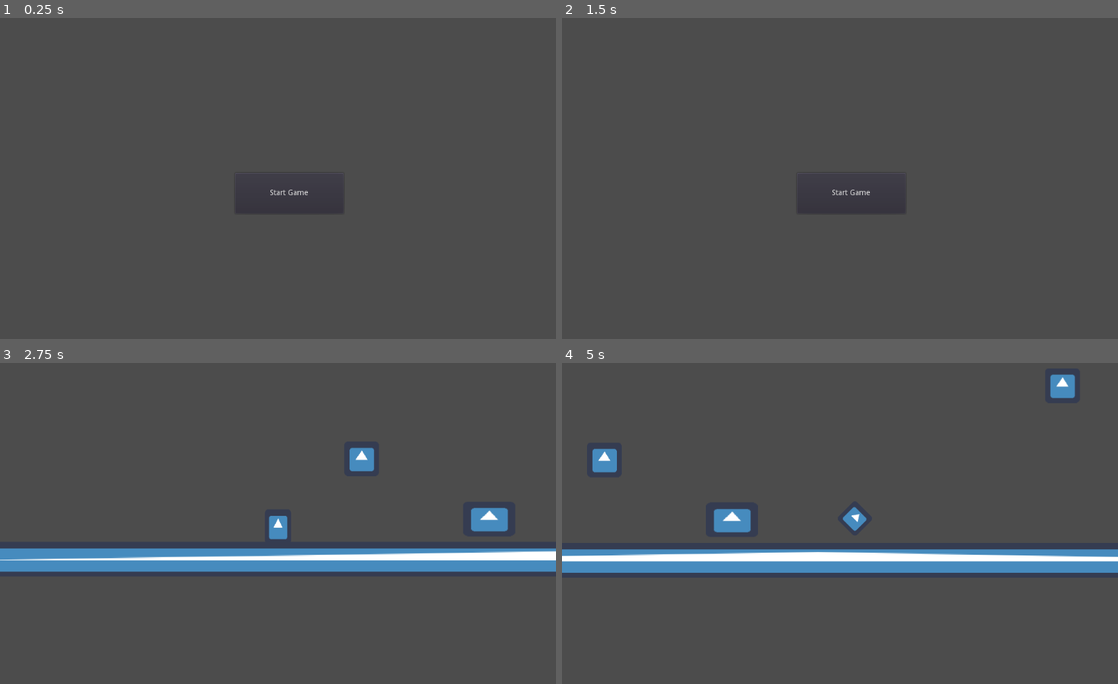
Above: before the commit, frames 1-4 (two rows, left to right).
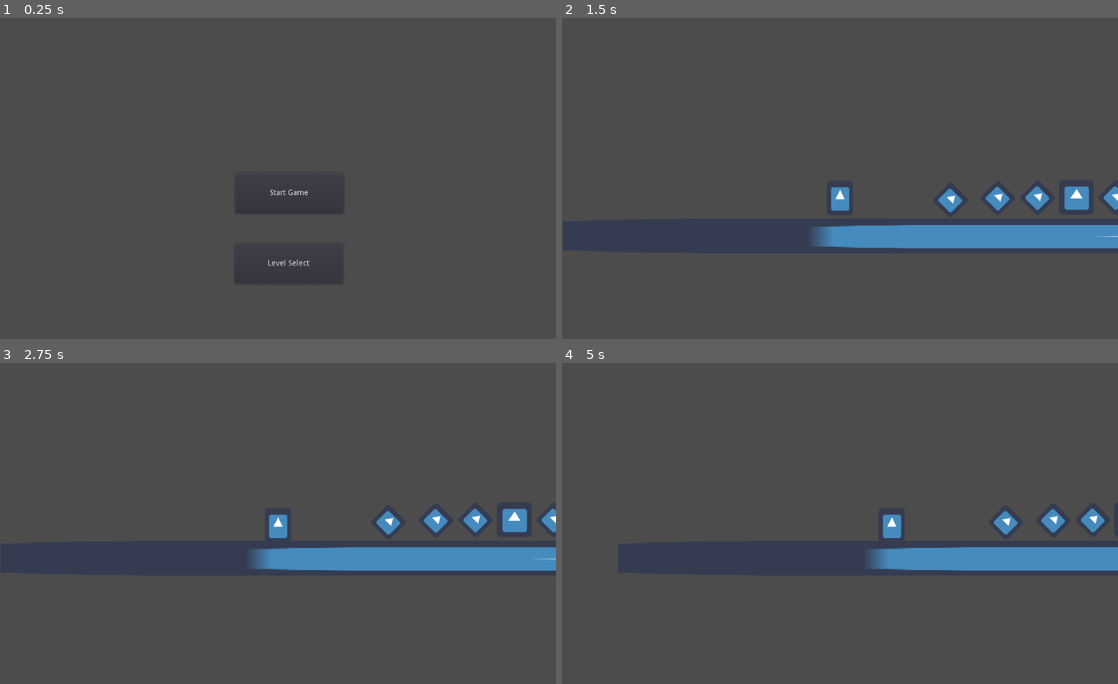
Above: after the commit, the same moments.

Repository: kydy11/godot_tutorial
Game: Godot game, scene res://scenes/game.tscn
Same seed, same stepped clock (60 frames per second), same inputs: the game is played once before the commit and once after it. The engine's default icon, where the game draws it, is replaced by a stand-in: a white triangle on a blue panel in a dark square.
Inputs (mouse positions are in pixels of both pictures, inside the frame that each line leads up to):
- Up to frame 1 (0.25 s): no input
- Up to frame 2 (1.5 s): click (851, 265) at 0.5 s, where only the run after the commit has a clickable "Level Select"; click (840, 139) at 1.25 s, where only the run after the commit has a clickable "Level 2"
- Up to frame 3 (2.75 s): click (289, 539) at 2 s, where only the run before the commit has a clickable "Start Game"
- Up to frame 4 (5 s): hold D (right) 2.78-3.53 s; hold A (left) 3.53-4.28 s; hold D (right) from 4.28 s (still down)

The runs differ from the first frame. In frame 1, 0.1% of the frame differs, in the area x 43-61%, y 75-83%; in frame 2, 5.3%; in frame 3, 6.7%; in frame 4, 8.0%, in the area x 0-100%, y 3-66%.

Commit message:
udjusted level4 finished select scenes

Diff:
--- a/Doorway.gd
+++ b/Doorway.gd
@@ -8,7 +8,8 @@
 signal enteredDoorway(doorid)
 
 func _init():
-	id =doorID.assign_id(self.get_path(), self.get_position())
+	#id =doorID.assign_id(self.get_path(), self.get_position())
+	id =doorID.assign_id(self.get_position())
 
 func _ready():
 	player =get_node("/root/Game/Node2D/Player")
--- a/objects/doubleLatter.tscn
+++ b/objects/doubleLatter.tscn
@@ -3,76 +3,76 @@
 [ext_resource path="res://objects/Block.tscn" type="PackedScene" id=1]
 
 [node name="doubleLatter" type="StaticBody2D"]
-scale = Vector2( 1.5, 1 )
+scale = Vector2( 2, 1 )
 
 [node name="Block" parent="." instance=ExtResource( 1 )]
 position = Vector2( -40, 15 )
-scale = Vector2( 0.4, 0.1 )
+scale = Vector2( 0.2, 0.1 )
 
 [node name="Block2" parent="." instance=ExtResource( 1 )]
 position = Vector2( -40, 45 )
-scale = Vector2( 0.4, 0.1 )
+scale = Vector2( 0.2, 0.1 )
 
 [node name="Block3" parent="." instance=ExtResource( 1 )]
 position = Vector2( -40, 75 )
-scale = Vector2( 0.4, 0.1 )
+scale = Vector2( 0.2, 0.1 )
 
 [node name="Block4" parent="." instance=ExtResource( 1 )]
 position = Vector2( -40, -15 )
-scale = Vector2( 0.4, 0.1 )
+scale = Vector2( 0.2, 0.1 )
 
 [node name="Block5" parent="." instance=ExtResource( 1 )]
 position = Vector2( -40, -45 )
-scale = Vector2( 0.4, 0.1 )
+scale = Vector2( 0.2, 0.1 )
 
 [node name="Block6" parent="." instance=ExtResource( 1 )]
 position = Vector2( -40, -75 )
-scale = Vector2( 0.4, 0.1 )
+scale = Vector2( 0.2, 0.1 )
 
 [node name="Block7" parent="." instance=ExtResource( 1 )]
 position = Vector2( -40, -105 )
-scale = Vector2( 0.4, 0.1 )
+scale = Vector2( 0.2, 0.1 )
 
 [node name="Block8" parent="." instance=ExtResource( 1 )]
 position = Vector2( -40, 105 )
-scale = Vector2( 0.4, 0.1 )
+scale = Vector2( 0.2, 0.1 )
 
 [node name="Block9" parent="." instance=ExtResource( 1 )]
 position = Vector2( 40, 15 )
-scale = Vector2( 0.4, 0.1 )
+scale = Vector2( 0.2, 0.1 )
 
 [node name="Block10" parent="." instance=ExtResource( 1 )]
 position = Vector2( 40, 45 )
-scale = Vector2( 0.4, 0.1 )
+scale = Vector2( 0.2, 0.1 )
 
 [node name="Block11" parent="." instance=ExtResource( 1 )]
 position = Vector2( 40, 75 )
-scale = Vector2( 0.4, 0.1 )
+scale = Vector2( 0.2, 0.1 )
 
 [node name="Block12" parent="." instance=ExtResource( 1 )]
 position = Vector2( 40, 105 )
-scale = Vector2( 0.4, 0.1 )
+scale = Vector2( 0.2, 0.1 )
 
 [node name="Block13" parent="." instance=ExtResource( 1 )]
 position = Vector2( 40, -15 )
-scale = Vector2( 0.4, 0.1 )
+scale = Vector2( 0.2, 0.1 )
 
 [node name="Block14" parent="." instance=ExtResource( 1 )]
 position = Vector2( 40, -45 )
-scale = Vector2( 0.4, 0.1 )
+scale = Vector2( 0.2, 0.1 )
 
 [node name="Block15" parent="." instance=ExtResource( 1 )]
 position = Vector2( 40, -75 )
-scale = Vector2( 0.4, 0.1 )
+scale = Vector2( 0.2, 0.1 )
 
 [node name="Block16" parent="." instance=ExtResource( 1 )]
 position = Vector2( 40, -105 )
-scale = Vector2( 0.4, 0.1 )
+scale = Vector2( 0.2, 0.1 )
 
 [node name="Block17" parent="." instance=ExtResource( 1 )]
 position = Vector2( 40, 0 )
-scale = Vector2( 0.3, 3.5 )
+scale = Vector2( 0.1, 3.5 )
 
 [node name="Block18" parent="." instance=ExtResource( 1 )]
 position = Vector2( -40, 0 )
-scale = Vector2( 0.3, 3.5 )
+scale = Vector2( 0.1, 3.5 )
--- /dev/null
+++ b/scenes/LevelSelectMenu.tscn
@@ -0,0 +1,55 @@
+[gd_scene load_steps=6 format=2]
+
+[ext_resource path="res://scripts/buttons/StartGameBt.gd" type="Script" id=1]
+[ext_resource path="res://scripts/buttons/Level2Bt.gd" type="Script" id=2]
+[ext_resource path="res://scripts/buttons/Level3Bt.gd" type="Script" id=3]
+[ext_resource path="res://scripts/buttons/Level4Bt.gd" type="Script" id=4]
+[ext_resource path="res://scripts/buttons/Level5Bt.gd" type="Script" id=5]
+
+
+[node name="Control" type="Control"]
+anchor_right = 1.0
+anchor_bottom = 1.0
+__meta__ = {
+"_edit_vertical_guides_": [  ]
+}
+
+[node name="Button" type="Button" parent="."]
+margin_left = 412.0
+margin_top = 100.0
+margin_right = 612.0
+margin_bottom = 150.0
+text = "Level 1"
+script = ExtResource( 1 )
+
+[node name="Button2" type="Button" parent="."]
+margin_left = 412.0
+margin_top = 200.0
+margin_right = 612.0
+margin_bottom = 250.0
+text = "Level 2"
+script = ExtResource( 2 )
+
+[node name="Button3" type="Button" parent="."]
+margin_left = 412.0
+margin_top = 300.0
+margin_right = 612.0
+margin_bottom = 350.0
+text = "Level 3"
+script = ExtResource( 3 )
+
+[node name="Button4" type="Button" parent="."]
+margin_left = 412.0
+margin_top = 400.0
+margin_right = 612.0
+margin_bottom = 450.0
+text = "Level 4"
+script = ExtResource( 4 )
+
+[node name="Button5" type="Button" parent="."]
+margin_left = 412.0
+margin_top = 500.0
+margin_right = 612.0
+margin_bottom = 550.0
+text = "Level 5"
+script = ExtResource( 5 )
--- a/scenes/deathMenu.tscn
+++ b/scenes/deathMenu.tscn
@@ -1,17 +1,19 @@
-[gd_scene load_steps=4 format=2]
+[gd_scene load_steps=5 format=2]
 
 [ext_resource path="res://objects/ButtonTemplate.tscn" type="PackedScene" id=1]
-[ext_resource path="res://scripts/toMenuBt.gd" type="Script" id=2]
-[ext_resource path="res://scripts/continueBt.gd" type="Script" id=3]
+[ext_resource path="res://scripts/buttons/toMenuBt.gd" type="Script" id=2]
+[ext_resource path="res://scripts/buttons/continueBt.gd" type="Script" id=3]
+[ext_resource path="res://scripts/buttons/LevelSelectBtn.gd" type="Script" id=4]
+
 
 [node name="Control" type="Control"]
 margin_right = 40.0
 margin_bottom = 40.0
 
 [node name="Button" parent="." instance=ExtResource( 1 )]
-margin_left = 432.722
+margin_left = 435.0
 margin_top = 374.158
-margin_right = 632.722
+margin_right = 635.0
 margin_bottom = 449.158
 text = "Menu"
 script = ExtResource( 2 )
@@ -23,3 +25,11 @@
 margin_bottom = 258.831
 text = "Continue"
 script = ExtResource( 3 )
+
+[node name="Button3" parent="." instance=ExtResource( 1 )]
+margin_left = 435.975
+margin_top = 507.735
+margin_right = 635.975
+margin_bottom = 582.735
+text = "Level Select"
+script = ExtResource( 4 )
--- a/scenes/exampleScene.tscn
+++ b/scenes/exampleScene.tscn
@@ -7,7 +7,8 @@
 [ext_resource path="res://objects/Block.tscn" type="PackedScene" id=5]
 [ext_resource path="res://objects/Doorway.tscn" type="PackedScene" id=6]
 [ext_resource path="res://Doorway.gd" type="Script" id=7]
-[ext_resource path="res://objects/doubleLatter.tscn" type="PackedScene" id=8]
+[ext_resource path="res://objects/DoubleLatter.tscn" type="PackedScene" id=8]
+[ext_resource path="res://objects/BoundryLine.tscn" type="PackedScene" id=9]
 
 [node name="Node2D" type="Node2D"]
 
@@ -42,7 +43,7 @@
 
 [node name="doubleLatter" parent="." instance=ExtResource( 8 )]
 position = Vector2( 772.693, 306.846 )
-scale = Vector2( 1.5, 1.66 )
+scale = Vector2( 1.6, 1.66 )
 
 [node name="Doorway3" parent="." instance=ExtResource( 6 )]
 position = Vector2( -13.9476, 527.217 )
@@ -51,3 +52,14 @@
 [node name="Doorway4" parent="." instance=ExtResource( 6 )]
 position = Vector2( 463.058, 521.638 )
 script = ExtResource( 7 )
+
+[node name="BoundryLine" parent="." instance=ExtResource( 9 )]
+position = Vector2( -1640.63, 249 )
+rotation = 1.5708
+
+[node name="BoundryLine2" parent="." instance=ExtResource( 9 )]
+position = Vector2( 1850.09, 376.213 )
+rotation = 1.5708
+
+[node name="BoundryLine3" parent="." instance=ExtResource( 9 )]
+position = Vector2( -16.2042, 937.363 )
--- a/scenes/level4.tscn
+++ b/scenes/level4.tscn
@@ -1,10 +1,10 @@
 [gd_scene load_steps=10 format=2]
 
-[ext_resource path="res://objects/doubleLatter.tscn" type="PackedScene" id=1]
+[ext_resource path="res://objects/DoubleLatter.tscn" type="PackedScene" id=1]
 [ext_resource path="res://objects/Floor.tscn" type="PackedScene" id=2]
 [ext_resource path="res://objects/BoundryLine.tscn" type="PackedScene" id=3]
 [ext_resource path="res://objects/Block.tscn" type="PackedScene" id=4]
-[ext_resource path="res://objects/damageBlock.tscn" type="PackedScene" id=5]
+[ext_resource path="res://objects/DamageBlock.tscn" type="PackedScene" id=5]
 [ext_resource path="res://objects/EndArea.tscn" type="PackedScene" id=6]
 [ext_resource path="res://objects/Doorway.tscn" type="PackedScene" id=7]
 [ext_resource path="res://Doorway.gd" type="Script" id=8]
@@ -40,7 +40,7 @@
 position = Vector2( 16.9761, -952.885 )
 
 [node name="BoundryLine3" parent="." instance=ExtResource( 3 )]
-position = Vector2( 7554.1, 876.145 )
+position = Vector2( 7587.69, 825.758 )
 rotation = 1.5708
 
 [node name="BoundryLine4" parent="." instance=ExtResource( 3 )]
@@ -61,13 +61,13 @@
 position = Vector2( -1664.42, -169.698 )
 
 [node name="Block3" parent="." instance=ExtResource( 4 )]
-position = Vector2( 498.697, 2657.95 )
+position = Vector2( 297.638, 2647.08 )
 
 [node name="Block4" parent="." instance=ExtResource( 4 )]
 position = Vector2( 1098.43, 495.101 )
 
 [node name="Block5" parent="." instance=ExtResource( 4 )]
-position = Vector2( 1538.32, -194.374 )
+position = Vector2( 1552.74, -172.744 )
 
 [node name="Block6" parent="." instance=ExtResource( 4 )]
 position = Vector2( 4772.09, 2375.25 )
@@ -79,7 +79,7 @@
 position = Vector2( -883.85, -136.722 )
 
 [node name="DamegeBlock" parent="." instance=ExtResource( 5 )]
-position = Vector2( -608.428, 2678.05 )
+position = Vector2( -668.202, 2716.09 )
 
 [node name="DamegeBlock2" parent="." instance=ExtResource( 5 )]
 position = Vector2( 1310, -211.78 )
@@ -88,19 +88,19 @@
 position = Vector2( 1062.38, -184.94 )
 
 [node name="DamegeBlock4" parent="." instance=ExtResource( 5 )]
-position = Vector2( -861.755, 2675.92 )
+position = Vector2( -867.189, 2724.83 )
 
 [node name="DamegeBlock5" parent="." instance=ExtResource( 5 )]
 position = Vector2( 5286.45, 2412.04 )
 
 [node name="DamegeBlock6" parent="." instance=ExtResource( 5 )]
-position = Vector2( -999.356, 2671.8 )
+position = Vector2( -1010.22, 2704.4 )
 
 [node name="DamegeBlock7" parent="." instance=ExtResource( 5 )]
-position = Vector2( -84.4478, 2685.75 )
+position = Vector2( -73.5796, 2745.52 )
 
 [node name="DamegeBlock8" parent="." instance=ExtResource( 5 )]
-position = Vector2( 222.716, 2665.32 )
+position = Vector2( 244.452, 2741.4 )
 
 [node name="DamegeBlock9" parent="." instance=ExtResource( 5 )]
 position = Vector2( -1156.44, -181.808 )
@@ -117,7 +117,7 @@
 script = ExtResource( 8 )
 
 [node name="Doorway2" parent="." instance=ExtResource( 7 )]
-position = Vector2( 646.464, 1978.57 )
+position = Vector2( 624.728, 2011.17 )
 script = ExtResource( 8 )
 
 [node name="Doorway3" parent="." instance=ExtResource( 7 )]
@@ -125,7 +125,7 @@
 script = ExtResource( 8 )
 
 [node name="Doorway4" parent="." instance=ExtResource( 7 )]
-position = Vector2( 156.718, 1958.98 )
+position = Vector2( -220.174, 2023.96 )
 script = ExtResource( 8 )
 
 [node name="Doorway5" parent="." instance=ExtResource( 7 )]
@@ -133,19 +133,19 @@
 script = ExtResource( 8 )
 
 [node name="Doorway6" parent="." instance=ExtResource( 7 )]
-position = Vector2( -1544.26, -149.535 )
+position = Vector2( -530.549, 2007.85 )
 script = ExtResource( 8 )
 
 [node name="Doorway7" parent="." instance=ExtResource( 7 )]
-position = Vector2( -1076.07, 359.692 )
+position = Vector2( -960.585, 141.954 )
 script = ExtResource( 8 )
 
 [node name="Doorway8" parent="." instance=ExtResource( 7 )]
-position = Vector2( 1299.01, 2099.95 )
+position = Vector2( 1346.61, 2173.35 )
 script = ExtResource( 8 )
 
 [node name="Doorway9" parent="." instance=ExtResource( 7 )]
-position = Vector2( -235.078, 1958.98 )
+position = Vector2( 1699.95, -155.144 )
 script = ExtResource( 8 )
 
 [node name="Doorway10" parent="." instance=ExtResource( 7 )]
@@ -161,7 +161,7 @@
 script = ExtResource( 8 )
 
 [node name="Doorway13" parent="." instance=ExtResource( 7 )]
-position = Vector2( -1161.67, 2067.66 )
+position = Vector2( -1187.66, 2002.68 )
 script = ExtResource( 8 )
 
 [node name="Doorway14" parent="." instance=ExtResource( 7 )]
@@ -181,7 +181,7 @@
 script = ExtResource( 8 )
 
 [node name="Doorway18" parent="." instance=ExtResource( 7 )]
-position = Vector2( 1647.43, -157.949 )
+position = Vector2( 178.849, 2012.43 )
 script = ExtResource( 8 )
 
 [node name="Doorway19" parent="." instance=ExtResource( 7 )]
--- a/scenes/menu.tscn
+++ b/scenes/menu.tscn
@@ -1,7 +1,9 @@
-[gd_scene load_steps=3 format=2]
+[gd_scene load_steps=4 format=2]
 
 [ext_resource path="res://objects/ButtonTemplate.tscn" type="PackedScene" id=1]
-[ext_resource path="res://scripts/StartGameBt.gd" type="Script" id=2]
+[ext_resource path="res://scripts/buttons/StartGameBt.gd" type="Script" id=2]
+[ext_resource path="res://scripts/buttons/LevelSelectBtn.gd" type="Script" id=3]
+
 
 [node name="Control" type="Control"]
 anchor_right = 1.0
@@ -14,3 +16,11 @@
 margin_bottom = 361.138
 text = "Start Game"
 script = ExtResource( 2 )
+
+[node name="Button2" parent="." instance=ExtResource( 1 )]
+margin_left = 432.0
+margin_top = 416.148
+margin_right = 632.0
+margin_bottom = 491.148
+text = "Level Select"
+script = ExtResource( 3 )
--- /dev/null
+++ b/scripts/buttons/Level2Bt.gd
@@ -0,0 +1,8 @@
+extends Button
+
+
+func _ready():
+	var game =get_node("/root/Game")
+	connect("pressed", game, "level2_bt_pressed")
+
+#func is_pressed:
--- /dev/null
+++ b/scripts/buttons/Level3Bt.gd
@@ -0,0 +1,8 @@
+extends Button
+
+
+func _ready():
+	var game =get_node("/root/Game")
+	connect("pressed", game, "level3_bt_pressed")
+
+#func is_pressed:
--- /dev/null
+++ b/scripts/buttons/Level4Bt.gd
@@ -0,0 +1,8 @@
+extends Button
+
+
+func _ready():
+	var game =get_node("/root/Game")
+	connect("pressed", game, "level4_bt_pressed")
+
+#func is_pressed:
--- /dev/null
+++ b/scripts/buttons/Level5Bt.gd
@@ -0,0 +1,8 @@
+extends Button
+
+
+func _ready():
+	var game =get_node("/root/Game")
+	connect("pressed", game, "level5_bt_pressed")
+
+#func is_pressed:
--- /dev/null
+++ b/scripts/buttons/LevelSelectBtn.gd
@@ -0,0 +1,5 @@
+extends Button
+
+func _ready():
+	var game =get_node("/root/Game")
+	connect("pressed", game, "level_select_bt_pressed")
--- a/scripts/doorID.gd
+++ b/scripts/doorID.gd
@@ -4,10 +4,10 @@
 var doorPaths =[]
 var doorPositions =[]
 
-func assign_id(path, pos):
+func assign_id( pos):
 		var id =nextID
 		nextID +=1
-		doorPaths.append(path)
+		#doorPaths.append(path)
 		doorPositions.append(pos)
 		return id
 
--- a/scripts/game.gd
+++ b/scripts/game.gd
@@ -41,6 +41,7 @@
 var menu
 var level2
 var deathMenu
+var levelSelect
 var level3
 var exampleLevel
 var level4
@@ -56,6 +57,7 @@
 	level3 =Level.new(load("res://scenes/level3.tscn"),101)
 	exampleLevel =Level.new(load("res://scenes/exampleScene.tscn"),110)
 	level4 =Level.new(load("res://scenes/level4.tscn"),111)
+	levelSelect =Level.new(load("res://scenes/LevelSelectMenu.tscn"),1000)
 
 	#testLevel = testLevel.newLevel(load("res://scenes/testLevel.tscn"), 1)
 	#menu =menu.newLevel(load("res://scenes/menu.tscn"), 10)
@@ -109,6 +111,18 @@
 func start_bt_pressed():
 	change_scene(testLevel)
 
+func level_select_bt_pressed():
+	change_scene(levelSelect)
+
+func level2_bt_pressed():
+	change_scene(level2)
+func level3_bt_pressed():
+	change_scene(level3)
+func level4_bt_pressed():
+	change_scene(exampleLevel)
+func level5_bt_pressed():
+	change_scene(level4)
+
 func to_menu():
 	change_scene(menu)
 
Not shown: 1 places in scenes/exampleScene.tscn that only renumber resources
Renamed: scripts/StartGameBt.gd -> scripts/buttons/StartGameBt.gd
Renamed: scripts/continueBt.gd -> scripts/buttons/continueBt.gd
Renamed: scripts/toMenuBt.gd -> scripts/buttons/toMenuBt.gd
